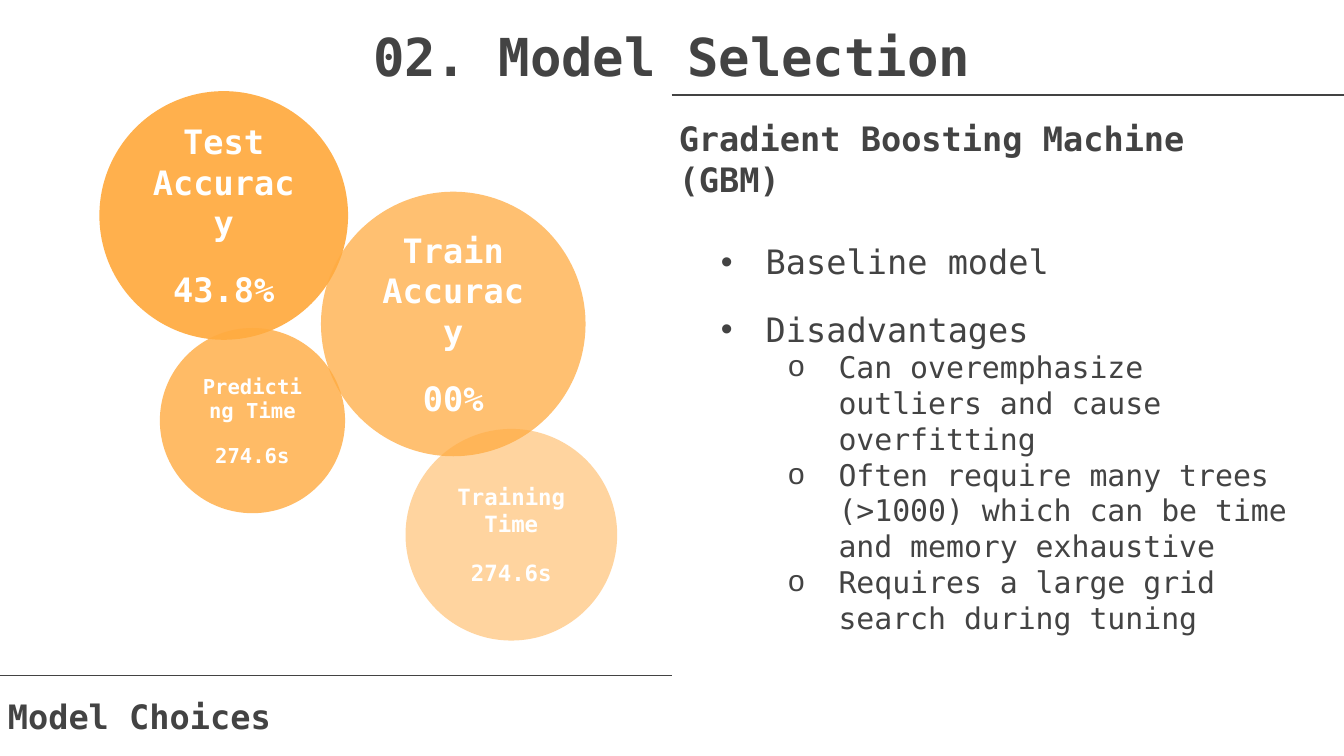
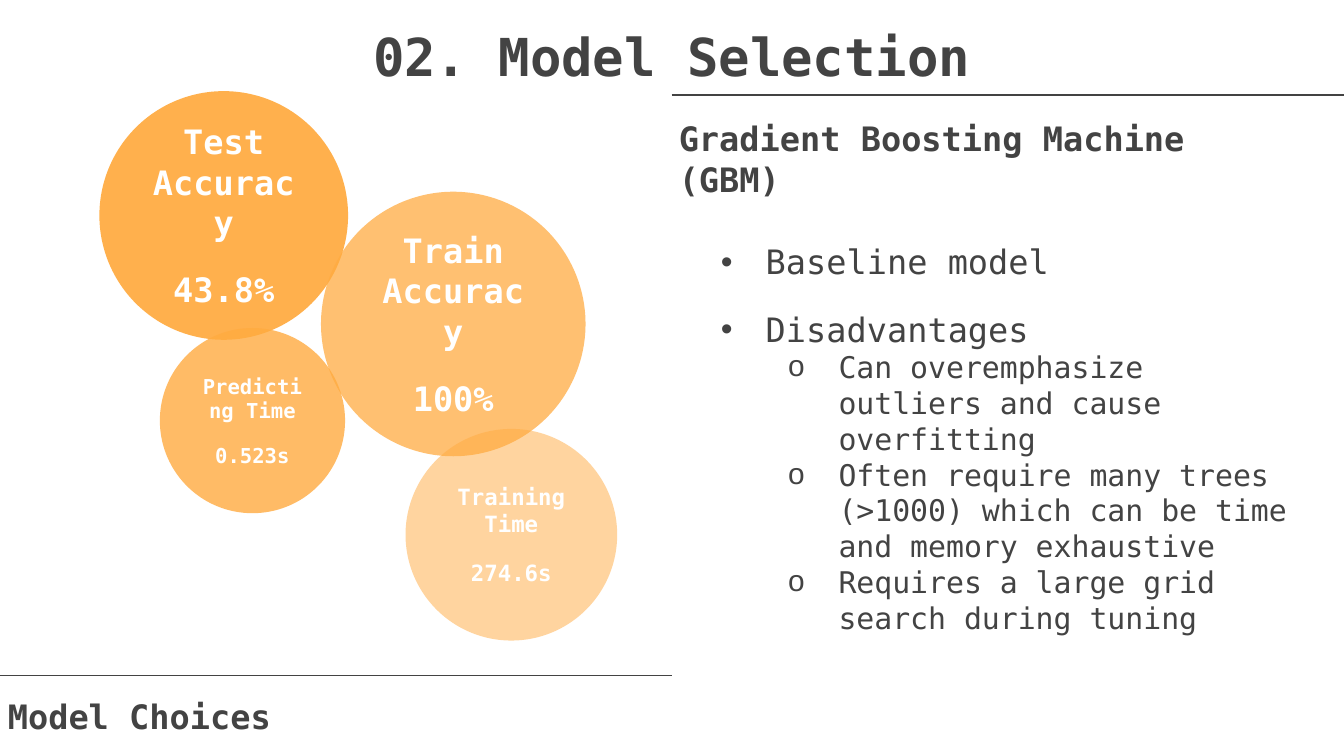
Before and after one commit to TZstatsADS/Fall2019-proj3-sec1--proj3-sec1-grp6, a slide deck: slide 5 of doc/Presentation(group 6).pptx. Drawn at 1344x756 pixels with LibreOffice and Linux fonts; fonts in the diff are those of the drawing; background and template pictures are left out. Boxes give left, top, right and bottom in pixels: in the first picture for what was removed or moved away, otherwise in the second. Text is boxed around its words. In the diff, an @@ line names an element or a change of style, - is before the commit and + after.

Commit message:
slides

```diff
--- a/doc/Presentation(group 6).pptx
+++ b/doc/Presentation(group 6).pptx
@@ text in ellipse at [413,386,494,412]: text changed @@
-00%
+100%
@@ text in ellipse at [215,448,289,464]: text changed @@
-274.6s
+0.523s
```
Also in this commit, not shown: 1 other file.
